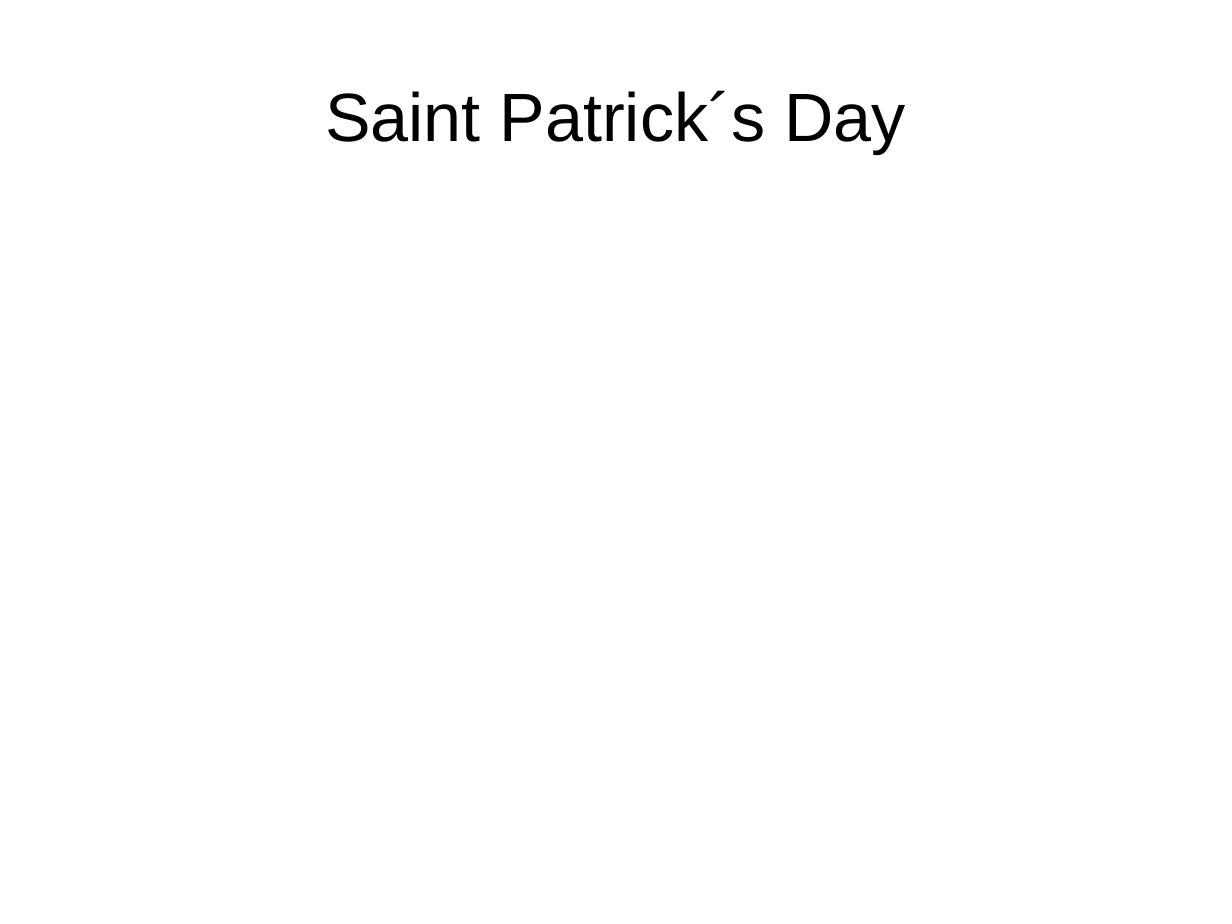
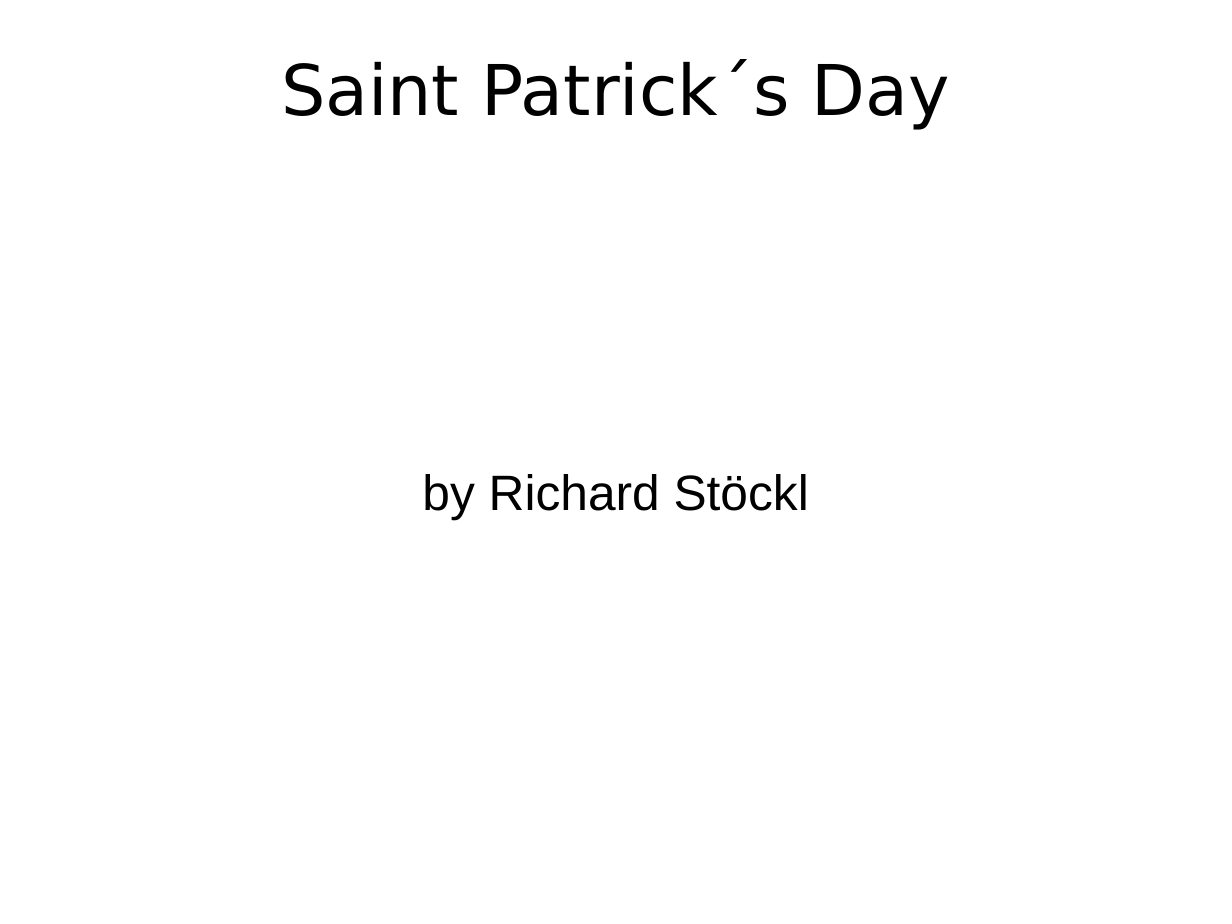
Before and after one commit to PraeluceantBoreus/eref, a slide deck: slide 1 of referat.odp. Drawn at 1232x924 pixels with LibreOffice and Linux fonts; fonts in the diff are those of the drawing; background and template pictures are left out. Boxes give left, top, right and bottom in pixels: in the first picture for what was removed or moved away, otherwise in the second. Text is boxed around its words. In the diff, an @@ line names an element or a change of style, - is before the commit and + after.

```diff
--- a/referat.odp
+++ b/referat.odp
@@ title "Saint Patrick´s Day" at (281,59,950,130): size 44 to 45.1 pt, font Arial to DejaVu Sans @@
@@ subtitle added at (422,474,809,520), 32 pt, text #000000 @@
+by Richard Stöckl
```
Also in this commit, not shown: 7 other slides changed, 1 slide added, 1 other file.
